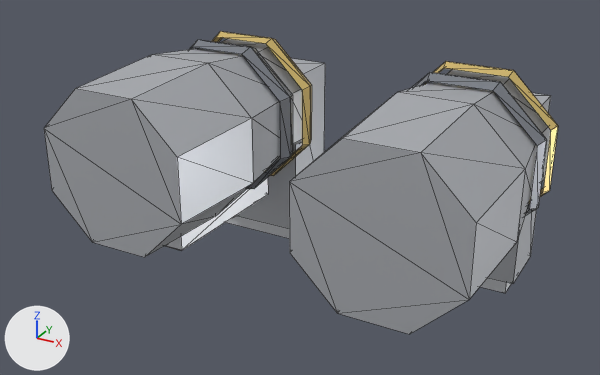
What one commit did to the glTF model client/public/models/armour/boots_plated.glb.
Before and after are seen from a camera (50 mm lens) standing at (0.654, -1.543, 0.539) and looking at (-0.024, -0.31, -0.077). Arrows for +X, +Y and +Z are at lower left; the lights stay in place. The picture after the commit comes second. Mesh edges are drawn as thin lines. Vertices at exactly the same position are counted once.

Names of what the first picture shows: 'FootL', 'FootR', 'LowerLegL', 'LowerLegR'.
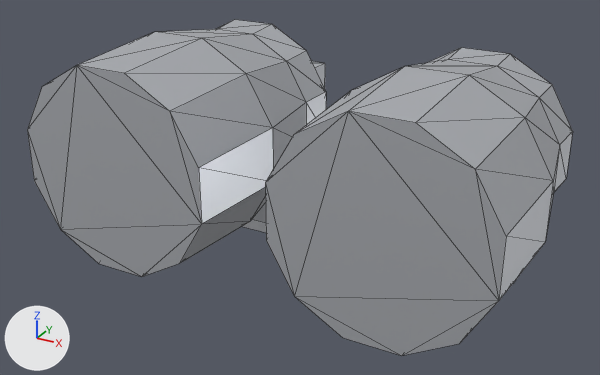
The change, as a diff of the scene's bpy script:
```diff
--- a/client/public/models/armour/boots_plated.glb.py
+++ b/client/public/models/armour/boots_plated.glb.py
@@ me_lowerlegl_005 @@
 # used by ob_lowerlegl; location = (0.0, 0.0, 0.0)
-me_lowerlegl_005.from_pydata(...)  # 120 vertices, 196 faces; spans x 0.092..0.392, y -0.57..-0.11, z -0.209..0.15
+me_lowerlegl_005.from_pydata(...)  # 172 vertices, 284 faces; spans x 0.049..0.435, y -0.57..-0.11, z -0.209..0.193
+# me_lowerlegl_005 part 1: the loose piece of 32 vertices spanning x 0.092..0.392, y -0.57..-0.11, z -0.15..0.15 is rebuilt with 48 vertices and now spans x 0.049..0.435, y -0.57..-0.11, z -0.193..0.193
+# me_lowerlegl_005 part 2: the loose piece of 24 vertices spanning x 0.094..0.39, y -0.245..-0.195, z -0.148..0.148 is rebuilt with 36 vertices and now spans x 0.087..0.397, y -0.245..-0.195, z -0.155..0.155
+# me_lowerlegl_005 part 3: the loose piece of 24 vertices spanning x 0.094..0.39, y -0.16..-0.12, z -0.148..0.148 is rebuilt with 36 vertices and now spans x 0.087..0.397, y -0.16..-0.12, z -0.155..0.155
+# other edits to the shape of me_lowerlegl_005 do not show in these pictures
 me_lowerlegl_005.materials.append(mat_steel)
@@ me_lowerlegr_005 @@
 # used by ob_lowerlegr; location = (0.0, 0.0, 0.0)
-me_lowerlegr_005.from_pydata(...)  # 120 vertices, 196 faces; spans x -0.392..-0.092, y -0.57..-0.11, z -0.209..0.15
+me_lowerlegr_005.from_pydata(...)  # 172 vertices, 284 faces; spans x -0.435..-0.049, y -0.57..-0.11, z -0.209..0.193
+# me_lowerlegr_005 part 4: the loose piece of 32 vertices spanning x -0.392..-0.092, y -0.57..-0.11, z -0.15..0.15 is rebuilt with 48 vertices and now spans x -0.435..-0.049, y -0.57..-0.11, z -0.193..0.193
+# me_lowerlegr_005 part 5: the loose piece of 24 vertices spanning x -0.39..-0.094, y -0.245..-0.195, z -0.148..0.148 is rebuilt with 36 vertices and now spans x -0.397..-0.087, y -0.245..-0.195, z -0.155..0.155
+# me_lowerlegr_005 part 6: the loose piece of 24 vertices spanning x -0.39..-0.094, y -0.16..-0.12, z -0.148..0.148 is rebuilt with 36 vertices and now spans x -0.397..-0.087, y -0.16..-0.12, z -0.155..0.155
+# other edits to the shape of me_lowerlegr_005 do not show in these pictures
 me_lowerlegr_005.materials.append(mat_steel)
```

Pixel boxes [x1, y1, x2, y2] of what changed, in the pictures (600 x 375 px):
'LowerLegL', reshaped (14% wider, 13% taller): before [289, 61, 558, 334]; after [265, 48, 573, 356]
'LowerLegR', reshaped (12% wider, 14% taller): before [44, 31, 312, 257]; after [27, 20, 326, 277]
part 1 of me_lowerlegl_005, rebuilt (17% wider, 16% taller): before [289, 69, 551, 334]; after [265, 48, 573, 356]
part 2 of me_lowerlegl_005, rebuilt (not visible afterwards): before [410, 72, 547, 216]
part 3 of me_lowerlegl_005, rebuilt (not visible afterwards): before [425, 61, 558, 204]
part 4 of me_lowerlegr_005, rebuilt (16% wider, 18% taller): before [44, 39, 302, 257]; after [27, 20, 326, 277]
part 5 of me_lowerlegr_005, rebuilt (not visible afterwards): before [189, 40, 293, 189]
part 6 of me_lowerlegr_005, rebuilt (not visible afterwards): before [212, 31, 312, 176]
'FootR', unchanged, covered by the edit: before [226, 58, 325, 238]; after [242, 61, 325, 233]
'FootL', unchanged, covered by the edit: before [480, 93, 551, 293]
